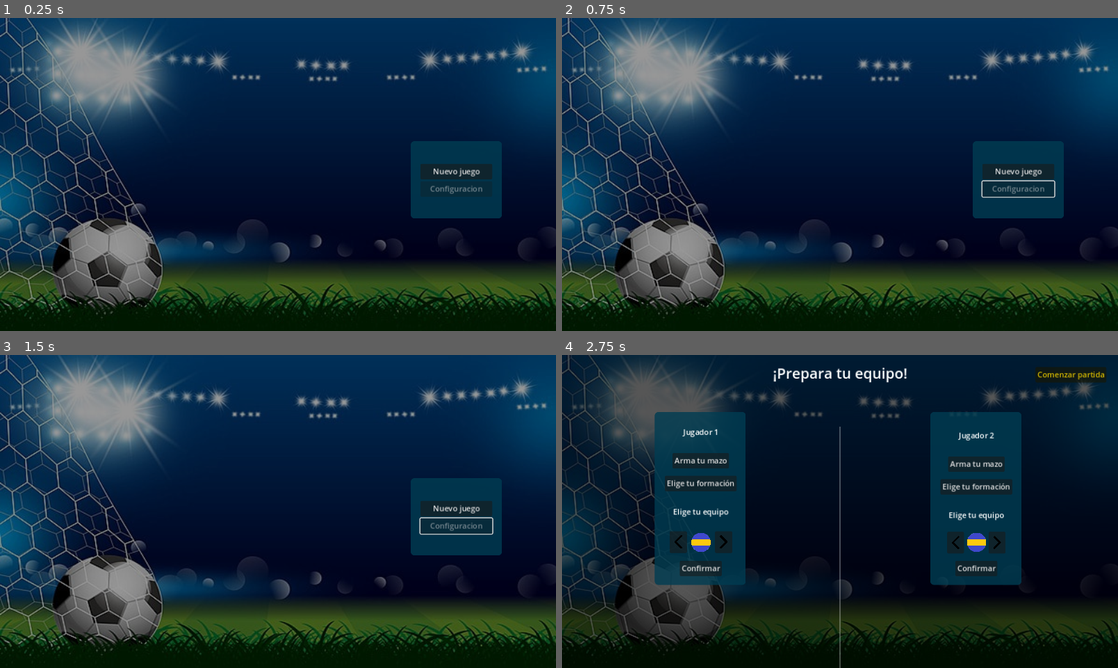
Above: before the commit, frames 1-4 (two rows, left to right).
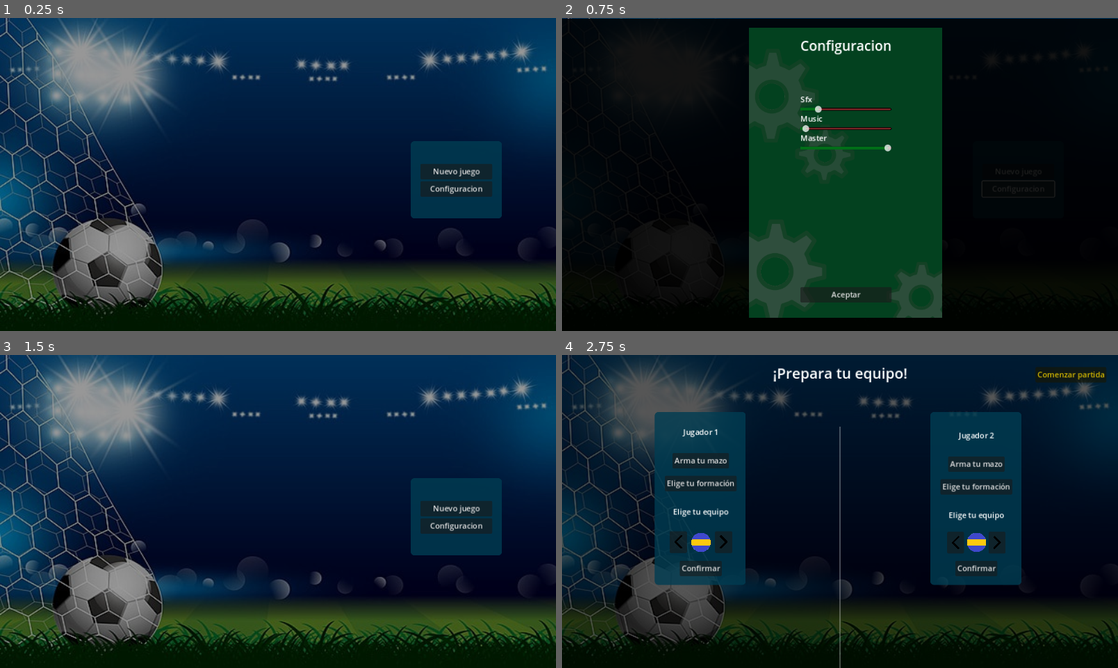
Above: after the commit, the same moments.

Repository: CardozoCasariegoLuciano/IDV_Boss_2024_S2
Game: Godot game, scene res://Views/main_menu/main_menu.tscn
Two runs of this game, one before a commit and one after it. Both use one fixed random seed, a clock stepped at 60 frames per second and the inputs below.
Inputs (mouse positions are in pixels of both pictures, inside the frame that each line leads up to):
- Up to frame 1 (0.25 s): no input
- Up to frame 2 (0.75 s): click (1017, 190) at 0.5 s, where only the run after the commit has a clickable "Configuracion"
- Up to frame 3 (1.5 s): click (283, 630) at 1.25 s, where only the run after the commit has a clickable "Aceptar"
- Up to frame 4 (2.75 s): click "Nuevo juego" at 2 s

The runs differ from the first frame. In frame 1, 0.1% of the frame differs, in the area x 77-87%, y 53-57%; in frame 2, 91%, in the area x 0-100%, y 0-100%; in frame 3, 0.2%; in frame 4, nothing differs.

Commit message:
Add config view

Diff:
--- a/Views/main_menu/main_menu.gd
+++ b/Views/main_menu/main_menu.gd
@@ -1,9 +1,17 @@
 extends CanvasLayer
 
+var is_config_open = false
 
 func _on_new_game() -> void:
 	get_tree().change_scene_to_file("res://Views/pre_game/pre_game.tscn")
 
 
 func _on_config() -> void:
-	print("Ir a la pantalla de config")
+	if(!is_config_open):
+		var config_view = preload("res://Views/menu_config/menu_config.tscn").instantiate()
+		config_view._on_close.connect(_on_close_config)
+		add_child(config_view)
+		is_config_open = true
+
+func _on_close_config():
+	is_config_open = false
--- a/Views/main_menu/main_menu.tscn
+++ b/Views/main_menu/main_menu.tscn
@@ -55,7 +55,6 @@
 
 [node name="config" type="Button" parent="menu/VBoxContainer"]
 layout_mode = 2
-disabled = true
 text = "Configuracion"
 
 [connection signal="button_up" from="menu/VBoxContainer/New game" to="." method="_on_new_game"]
--- /dev/null
+++ b/Views/menu_config/menu_config.gd
@@ -0,0 +1,6 @@
+extends Node2D
+signal _on_close
+
+func _on_close_button_up() -> void:
+	_on_close.emit()
+	queue_free()
--- /dev/null
+++ b/Views/menu_config/menu_config.tscn
@@ -0,0 +1,100 @@
+[gd_scene load_steps=5 format=3 uid="uid://b1fomcic12drp"]
+
+[ext_resource type="Script" path="res://Views/menu_config/menu_config.gd" id="1_65shi"]
+[ext_resource type="Texture2D" uid="uid://csc2awi2vtros" path="res://assets/fondo/pantalla_config.png" id="2_5okjb"]
+[ext_resource type="PackedScene" uid="uid://d3td04veithbo" path="res://Views/menu_config/volume_slider.tscn" id="2_xnr01"]
+
+[sub_resource type="StyleBoxFlat" id="StyleBoxFlat_ui7sg"]
+bg_color = Color(0, 0, 0, 1)
+corner_radius_top_left = 20
+corner_radius_top_right = 20
+corner_radius_bottom_right = 20
+corner_radius_bottom_left = 20
+
+[node name="Menu_Config" type="Node2D"]
+script = ExtResource("1_65shi")
+
+[node name="ColorRect" type="ColorRect" parent="."]
+offset_top = 1.0
+offset_right = 1152.0
+offset_bottom = 648.0
+color = Color(0, 0, 0, 0.870588)
+
+[node name="Control" type="Panel" parent="."]
+clip_contents = true
+layout_direction = 2
+offset_left = 388.0
+offset_top = 20.0
+offset_right = 788.0
+offset_bottom = 620.0
+grow_horizontal = 2
+grow_vertical = 2
+theme_override_styles/panel = SubResource("StyleBoxFlat_ui7sg")
+
+[node name="TextureRect" type="TextureRect" parent="Control"]
+modulate = Color(1, 1, 1, 0.898039)
+layout_mode = 0
+offset_right = 40.0
+offset_bottom = 40.0
+texture = ExtResource("2_5okjb")
+
+[node name="VBoxContainer" type="VBoxContainer" parent="Control"]
+layout_mode = 1
+anchors_preset = -1
+anchor_left = 0.5
+anchor_top = 0.053
+anchor_right = 0.5
+anchor_bottom = 1.0
+offset_left = -94.0
+offset_top = -14.8
+offset_right = 95.0
+grow_horizontal = 2
+grow_vertical = 2
+theme_override_constants/separation = 40
+
+[node name="Title" type="Label" parent="Control/VBoxContainer"]
+layout_mode = 2
+theme_override_font_sizes/font_size = 28
+text = "Configuracion"
+horizontal_alignment = 1
+vertical_alignment = 1
+
+[node name="Control" type="Control" parent="Control/VBoxContainer"]
+custom_minimum_size = Vector2(0, 400)
+layout_mode = 2
+
+[node name="VolumeSlider3" parent="Control/VBoxContainer/Control" instance=ExtResource("2_xnr01")]
+layout_mode = 2
+anchors_preset = 0
+anchor_right = 0.0
+anchor_bottom = 0.0
+offset_top = 40.0
+offset_right = 189.0
+offset_bottom = 40.0
+bus_name = "Sfx"
+
+[node name="VolumeSlider2" parent="Control/VBoxContainer/Control" instance=ExtResource("2_xnr01")]
+layout_mode = 2
+anchors_preset = 0
+anchor_right = 0.0
+anchor_bottom = 0.0
+offset_top = 80.0
+offset_right = 189.0
+offset_bottom = 80.0
+bus_name = "Music"
+
+[node name="VolumeSlider" parent="Control/VBoxContainer/Control" instance=ExtResource("2_xnr01")]
+layout_mode = 2
+anchors_preset = 0
+anchor_right = 0.0
+anchor_bottom = 0.0
+offset_top = 120.0
+offset_right = 189.0
+offset_bottom = 120.0
+bus_name = "Master"
+
+[node name="Close" type="Button" parent="Control/VBoxContainer"]
+layout_mode = 2
+text = "Aceptar"
+
+[connection signal="button_up" from="Control/VBoxContainer/Close" to="." method="_on_close_button_up"]
--- /dev/null
+++ b/Views/menu_config/volume_slider.gd
@@ -0,0 +1,16 @@
+extends Control
+
+@onready var h_slider: HSlider = $HSlider
+@onready var label: Label = $Label
+
+@export var bus_name: String
+var bus_index: int
+
+func _ready() -> void:
+	bus_index = AudioServer.get_bus_index(bus_name)
+	h_slider.value_changed.connect(_on_value_change)
+	label.text = bus_name
+	h_slider.value = db_to_linear(AudioServer.get_bus_volume_db(bus_index))
+
+func _on_value_change(value:float):
+	AudioServer.set_bus_volume_db(bus_index, linear_to_db(value))
--- /dev/null
+++ b/Views/menu_config/volume_slider.tscn
@@ -0,0 +1,50 @@
+[gd_scene load_steps=5 format=3 uid="uid://d3td04veithbo"]
+
+[ext_resource type="Script" path="res://Views/menu_config/volume_slider.gd" id="1_anehw"]
+
+[sub_resource type="StyleBoxFlat" id="StyleBoxFlat_oqxeb"]
+bg_color = Color(0.65, 0.208, 0.208, 1)
+border_width_left = 3
+border_width_top = 3
+border_width_right = 3
+border_width_bottom = 3
+border_color = Color(0, 0, 0, 1)
+border_blend = true
+corner_radius_top_left = 7
+corner_radius_top_right = 7
+corner_radius_bottom_right = 7
+corner_radius_bottom_left = 7
+
+[sub_resource type="StyleBoxFlat" id="StyleBoxFlat_2tu60"]
+bg_color = Color(0, 0.43, 0.0931667, 1)
+
+[sub_resource type="StyleBoxFlat" id="StyleBoxFlat_l3i3o"]
+bg_color = Color(0, 0.431373, 0.0941176, 1)
+
+[node name="VolumeSlider" type="Control"]
+layout_mode = 3
+anchors_preset = 15
+anchor_right = 1.0
+anchor_bottom = 1.0
+grow_horizontal = 2
+grow_vertical = 2
+script = ExtResource("1_anehw")
+
+[node name="HSlider" type="HSlider" parent="."]
+layout_mode = 1
+anchors_preset = 10
+anchor_right = 1.0
+offset_top = 24.0
+offset_bottom = 40.0
+grow_horizontal = 2
+theme_override_styles/slider = SubResource("StyleBoxFlat_oqxeb")
+theme_override_styles/grabber_area = SubResource("StyleBoxFlat_2tu60")
+theme_override_styles/grabber_area_highlight = SubResource("StyleBoxFlat_l3i3o")
+max_value = 1.0
+step = 0.001
+
+[node name="Label" type="Label" parent="."]
+layout_mode = 0
+offset_right = 40.0
+offset_bottom = 23.0
+text = "Master"
--- /dev/null
+++ b/default_bus_layout.tres
@@ -0,0 +1,22 @@
+[gd_resource type="AudioBusLayout" format=3 uid="uid://dmrs04ylth1q3"]
+
+[resource]
+bus/0/volume_db = 0.00282288
+bus/1/name = &"Music"
+bus/1/solo = false
+bus/1/mute = false
+bus/1/bypass_fx = false
+bus/1/volume_db = -33.0022
+bus/1/send = &"Master"
+bus/2/name = &"Sfx"
+bus/2/solo = false
+bus/2/mute = false
+bus/2/bypass_fx = false
+bus/2/volume_db = -15.3953
+bus/2/send = &"Master"
+bus/3/name = &"Card_taken"
+bus/3/solo = false
+bus/3/mute = false
+bus/3/bypass_fx = false
+bus/3/volume_db = 6.02
+bus/3/send = &"Sfx"
--- a/entities/carts/cart_template/card_template.gd
+++ b/entities/carts/cart_template/card_template.gd
@@ -6,8 +6,8 @@
 @onready var card_sprite: Sprite2D = $Card
 @onready var button: Button = $CanvasLayer/Button
 @onready var card_sfx: AudioStreamPlayer = $CardSfx
+@onready var card_taken_sfx: AudioStreamPlayer = $CardTakenSfx
 
-@export var take_card_sfx: AudioStream
 @export var card_played_sfx: AudioStream
 
 var scene_path
@@ -35,7 +35,7 @@
 	after_set_data()
 
 func change_card_visibility(value: bool):
-	_play_sfx(take_card_sfx)
+	card_taken_sfx.play()
 	card_sprite.visible = value
 
 
--- a/entities/carts/cart_template/card_template.tscn
+++ b/entities/carts/cart_template/card_template.tscn
@@ -10,7 +10,6 @@
 [node name="Card_Template" type="Node2D"]
 z_index = 1
 script = ExtResource("1_d832n")
-take_card_sfx = ExtResource("2_1rkfo")
 card_played_sfx = ExtResource("3_vv577")
 
 [node name="Panel" type="Panel" parent="."]
@@ -90,6 +89,11 @@
 text = "descartar carta"
 
 [node name="CardSfx" type="AudioStreamPlayer" parent="."]
+bus = &"Sfx"
+
+[node name="CardTakenSfx" type="AudioStreamPlayer" parent="."]
+stream = ExtResource("2_1rkfo")
+bus = &"Card_taken"
 
 [connection signal="gui_input" from="Panel" to="Panel" method="_on_gui_input"]
 [connection signal="mouse_entered" from="Panel" to="Panel" method="_on_mouse_entered"]
--- a/main/hud.gd
+++ b/main/hud.gd
@@ -14,6 +14,8 @@
 @onready var player_1_goals: Label = $Goals/player_1_goals
 @onready var player_2_goals: Label = $Goals/player_2_goals
 
+var is_config_open = false
+
 func _ready() -> void:
 	Global.can_execute.connect(disable_button)
 	Global.clean_cards_effect.connect(enable_button)
@@ -25,6 +27,17 @@
 	energy.text = str(Global.current_player_energy)
 	discard_deck.text = str(Deck.get_current_player_DiscardDeck().size())
 	deck.text = str(Deck.get_current_player_Deck().size())
+
+
+func _input(event: InputEvent) -> void:
+	if(Input.is_action_just_pressed("Open_config") and !is_config_open):
+		var config_view = preload("res://Views/menu_config/menu_config.tscn").instantiate()
+		config_view._on_close.connect(_on_close_config)
+		add_child(config_view)
+		is_config_open = true
+
+func _on_close_config():
+	is_config_open = false
 
 func disable_button(can_execute: bool):
 	players_turn.text = str(Global.current_player_turn)
--- a/main/main.gd
+++ b/main/main.gd
@@ -54,6 +54,5 @@
 	main_sfx.play()
 
 func _play_croud_sound():
-	croud_sfx.volume_db = -35
 	croud_sfx.stream = croud_sound
 	croud_sfx.play()
--- a/main/main.tscn
+++ b/main/main.tscn
@@ -71,6 +71,7 @@
 
 [node name="GoalSfx" type="AudioStreamPlayer" parent="cancha"]
 stream = ExtResource("6_w4uf2")
+bus = &"Sfx"
 
 [node name="arco_A" type="Line2D" parent="cancha"]
 points = PackedVector2Array(30, 189, 130, 189, 130, 393, 30, 393)
@@ -401,8 +402,10 @@
 metadata/_edit_lock_ = true
 
 [node name="MainSfx" type="AudioStreamPlayer" parent="."]
+bus = &"Sfx"
 
 [node name="CroudSfx" type="AudioStreamPlayer" parent="."]
+bus = &"Music"
 
 [connection signal="body_entered" from="cancha/arco_A/Area2D" to="cancha" method="_on_arco_1_goal"]
 [connection signal="body_entered" from="cancha/arco_B/Area2D" to="cancha" method="_on_arco_2_goal"]
--- a/project.godot
+++ b/project.godot
@@ -34,6 +34,12 @@
 "events": [null, Object(InputEventMouseButton,"resource_local_to_scene":false,"resource_name":"","device":-1,"window_id …(259 unchanged characters)…
 ]
 }
+Open_config={
+"deadzone": 0.5,
+"events": [Object(InputEventKey,"resource_local_to_scene":false,"resource_name":"","device":-1,"window_id":0,"alt_pressed":false,"shift_pressed":false,"ctrl_pressed":false,"meta_pressed":false,"pressed":false,"keycode":0,"physical_keycode":4194305,"key_label":0,"unicode":0,"location":0,"echo":false,"script":null)
+, Object(InputEventKey,"resource_local_to_scene":false,"resource_name":"","device":-1,"window_id":0,"alt_pressed":false,"shift_pressed":false,"ctrl_pressed":false,"meta_pressed":false,"pressed":false,"keycode":0,"physical_keycode":32,"key_label":0,"unicode":32,"location":0,"echo":false,"script":null)
+]
+}
 
 [rendering]
 
Binary file added: assets/fondo/pantalla_config.png
Not shown, added: assets/fondo/pantalla_config.png.import
